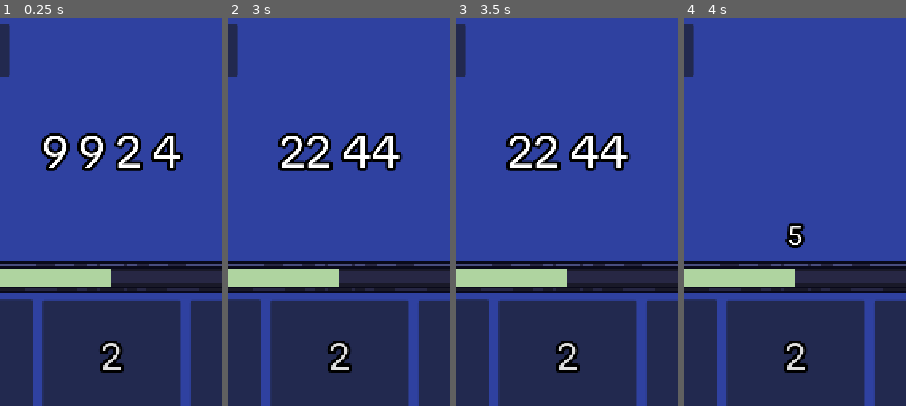
Above: before the commit, frames 1-4 (left to right).
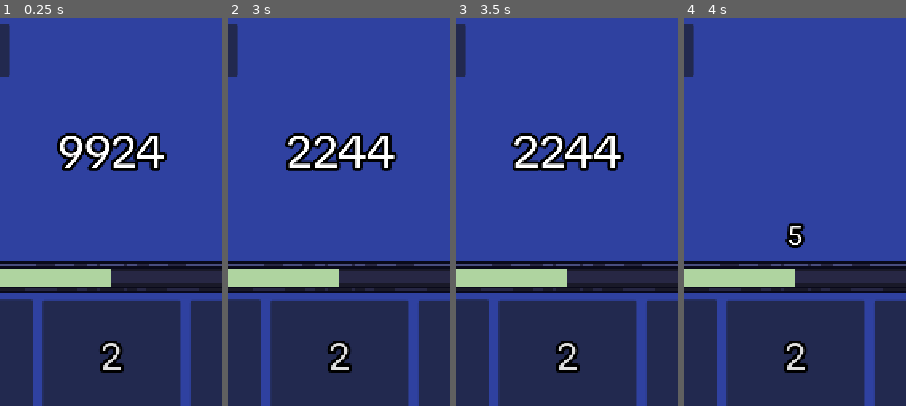
Above: after the commit, the same moments.

Repository: Nano95/project_RUNES
Game: Godot game, scene res://Scenes/FocusChamber.tscn
The game is run twice, just before and just after one commit, with the same random seed, the same clock (stepped at 60 frames per second) and the same inputs. This scene is started directly instead of the project's main scene.
Inputs:
- Up to frame 1 (0.25 s): no input
- Up to frame 2 (3 s): click "1" at 0.5 s; click "2" at 1.25 s; click "3" at 2 s; click "4" at 2.75 s
- Up to frame 3 (3.5 s): no input
- Up to frame 4 (4 s): click "5" at 3.5 s
The pictures show only the part of the screen within x 25-75%, y 0-50%; the shares and areas given below are measured in that part.

The runs differ from the first frame. In frame 1, 4.5% of the frame differs, in the area x 18-83%, y 29-40%; in frame 2, 3.5%; in frame 3, 3.5%; in frame 4, nothing differs.
Error after the commit: Invalid access to property or key 'spawn_main_menu' on a base object of type 'Nil'. (res://Scripts/FocusChamber.gd:26)

Commit message:
Difficulty and trial code generation completed

Diff:
--- a/Scenes/FocusChamber.tscn
+++ b/Scenes/FocusChamber.tscn
@@ -5,7 +5,7 @@
 [ext_resource type="Texture2D" uid="uid://cdgpbw5ju3g7e" path="res://Sprites/UI/ProgressBar_Outline_Theme.png" id="3_x40oh"]
 [ext_resource type="Texture2D" uid="uid://bn721tr8i7xny" path="res://Sprites/UI/ProgressBar_Progress_Theme.png" id="4_ll06d"]
 
-[node name="FocusChamber" type="Control" unique_id=529604282 node_paths=PackedStringArray("number_pad", "code_label", "player_input_label", "timer_progress_bar")]
+[node name="FocusChamber" type="Control" unique_id=529604282 node_paths=PackedStringArray("number_pad", "code_label", "player_input_label", "timer_progress_bar", "end_btn")]
 layout_mode = 3
 anchors_preset = 15
 anchor_right = 1.0
@@ -17,6 +17,7 @@
 code_label = NodePath("TopArea/UI/CodeText")
 player_input_label = NodePath("TopArea/UI/PlayerInput")
 timer_progress_bar = NodePath("TopArea/UI/TextureProgressBar")
+end_btn = NodePath("Others/BtnBack")
 
 [node name="TopArea" type="Control" parent="." unique_id=1051695209]
 layout_mode = 1
@@ -327,7 +328,7 @@
 offset_right = -20.0
 grow_horizontal = 2
 
-[node name="BtnBack2" type="Button" parent="Others" unique_id=999980831]
+[node name="BtnBack" type="Button" parent="Others" unique_id=999980831]
 layout_mode = 1
 anchors_preset = 6
 anchor_left = 1.0
--- /dev/null
+++ b/Scenes/FocusChamberSummary.tscn
@@ -0,0 +1,157 @@
+[gd_scene format=3 uid="uid://b8uu4nm6bh3wy"]
+
+[ext_resource type="Script" uid="uid://bgbnythgbvnq4" path="res://Scripts/FocusChamberSummary.gd" id="1_42cd5"]
+[ext_resource type="Theme" uid="uid://bahsos2kud6is" path="res://Resources/Themes/Panel_theme_res.tres" id="2_ku0n2"]
+[ext_resource type="Theme" uid="uid://6l1e7tacwmvs" path="res://Resources/Themes/SubpanelT2_theme_res.tres" id="3_7o6th"]
+[ext_resource type="PackedScene" uid="uid://l7ogby45st2d" path="res://Scenes/MyLabel.tscn" id="4_8gtin"]
+[ext_resource type="Shader" uid="uid://ckjvhxujvm14n" path="res://Shaders/ArcadeFlash.gdshader" id="5_pfful"]
+[ext_resource type="FontFile" uid="uid://dkwdv1gjlxyfy" path="res://TikTokSans_24pt-Regular.ttf" id="6_m2ueq"]
+
+[sub_resource type="ShaderMaterial" id="ShaderMaterial_42cd5"]
+resource_local_to_scene = true
+shader = ExtResource("5_pfful")
+shader_parameter/time = 4.750000002218258e-07
+shader_parameter/activate = false
+
+[sub_resource type="ShaderMaterial" id="ShaderMaterial_ku0n2"]
+resource_local_to_scene = true
+shader = ExtResource("5_pfful")
+shader_parameter/time = 4.750000002218258e-07
+shader_parameter/activate = false
+
+[sub_resource type="ShaderMaterial" id="ShaderMaterial_7o6th"]
+resource_local_to_scene = true
+shader = ExtResource("5_pfful")
+shader_parameter/time = 4.750000002218258e-07
+shader_parameter/activate = false
+
+[node name="FocusChamberModal" type="Control" unique_id=674759347 node_paths=PackedStringArray("quote_label", "score_label", "highscore_label", "back_button")]
+layout_mode = 3
+anchors_preset = 8
+anchor_left = 0.5
+anchor_top = 0.5
+anchor_right = 0.5
+anchor_bottom = 0.5
+offset_top = -520.0
+offset_bottom = -520.0
+grow_horizontal = 2
+grow_vertical = 2
+script = ExtResource("1_42cd5")
+quote_label = NodePath("Panel/Main/quote")
+score_label = NodePath("Panel/Main/score")
+highscore_label = NodePath("Panel/Main/HighscoreTxt")
+back_button = NodePath("Panel/Main/FinishButton")
+
+[node name="Panel" type="Panel" parent="." unique_id=199448428]
+layout_mode = 1
+anchors_preset = 8
+anchor_left = 0.5
+anchor_top = 0.5
+anchor_right = 0.5
+anchor_bottom = 0.5
+offset_left = -339.5
+offset_top = 178.0
+offset_right = 339.5
+offset_bottom = 891.0
+grow_horizontal = 2
+grow_vertical = 2
+pivot_offset_ratio = Vector2(0.5, 0.5)
+theme = ExtResource("2_ku0n2")
+
+[node name="Title" type="Panel" parent="Panel" unique_id=894986056]
+layout_mode = 1
+anchors_preset = 10
+anchor_right = 1.0
+offset_left = 16.0
+offset_top = 16.0
+offset_right = -16.0
+offset_bottom = 90.0
+grow_horizontal = 2
+theme = ExtResource("3_7o6th")
+
+[node name="Title" parent="Panel/Title" unique_id=1696817232 instance=ExtResource("4_8gtin")]
+material = SubResource("ShaderMaterial_42cd5")
+layout_mode = 0
+offset_left = 1.0
+offset_top = -3.0
+offset_right = 1254.7037
+offset_bottom = 134.0
+scale = Vector2(0.54, 0.54)
+text = "Summary"
+horizontal_alignment = 1
+vertical_alignment = 1
+
+[node name="Main" type="Control" parent="Panel" unique_id=173471995]
+anchors_preset = 0
+offset_right = 40.0
+offset_bottom = 40.0
+
+[node name="quote" parent="Panel/Main" unique_id=526622464 instance=ExtResource("4_8gtin")]
+material = SubResource("ShaderMaterial_ku0n2")
+layout_mode = 0
+offset_left = 16.0
+offset_top = 103.0
+offset_right = 2176.0
+offset_bottom = 453.0
+text = "Meditation is food for the brain."
+horizontal_alignment = 1
+
+[node name="score" parent="Panel/Main" unique_id=1879149634 instance=ExtResource("4_8gtin")]
+material = SubResource("ShaderMaterial_7o6th")
+layout_mode = 0
+offset_left = 16.0
+offset_top = 193.0
+offset_right = 2176.0
+offset_bottom = 543.0
+text = "Score: 10 | Best: 13"
+horizontal_alignment = 1
+
+[node name="HighscoreTxt" type="RichTextLabel" parent="Panel/Main" unique_id=830751739]
+visible = false
+layout_mode = 0
+offset_left = 88.0
+offset_top = 195.0
+offset_right = 1778.0
+offset_bottom = 401.66675
+scale = Vector2(0.3, 0.3)
+theme_override_constants/outline_size = 35
+theme_override_fonts/normal_font = ExtResource("6_m2ueq")
+theme_override_font_sizes/normal_font_size = 100
+bbcode_enabled = true
+text = "[center][wave amp=50 freq=6][color=#ff0000]B[/color][color=#ff7f00]E[/color][color=#ffff00]S[/color][color=#00ff00]T[/color][color=#0000ff] [/color][color=#4b0082]S[/color][color=#9400d3]C[/color][color=#ff00ff]O[/color][color=#ff1493]R[/color][color=#ff4500]E[/color]
+[/wave][/center]"
+
+[node name="Panel" type="Panel" parent="Panel/Main" unique_id=1493460548]
+layout_mode = 1
+offset_left = 86.0
+offset_top = 285.0
+offset_right = 593.0
+offset_bottom = 573.0
+pivot_offset_ratio = Vector2(0.5, 0.5)
+theme = ExtResource("3_7o6th")
+
+[node name="LootContainer" type="VBoxContainer" parent="Panel/Main/Panel" unique_id=205831053]
+layout_mode = 0
+offset_left = 7.9999967
+offset_top = 8.999999
+offset_right = 551.3334
+offset_bottom = 305.66663
+scale = Vector2(0.9, 0.9)
+theme_override_constants/separation = 0
+
+[node name="FinishButton" type="Button" parent="Panel/Main" unique_id=1392681089]
+layout_mode = 1
+anchors_preset = 5
+anchor_left = 0.5
+anchor_right = 0.5
+offset_left = 60.5
+offset_top = 532.00006
+offset_right = 590.4999
+offset_bottom = 741.99994
+grow_horizontal = 2
+scale = Vector2(0.4, 0.4)
+pivot_offset_ratio = Vector2(0.5, 0.5)
+theme_override_constants/outline_size = 30
+theme_override_fonts/font = ExtResource("6_m2ueq")
+theme_override_font_sizes/font_size = 100
+text = "<"
--- a/Scripts/FocusChamber.gd
+++ b/Scripts/FocusChamber.gd
@@ -5,19 +5,32 @@
 @export var code_label:Label # The
 @export var player_input_label:Label
 @export var timer_progress_bar:TextureProgressBar # time left to play
+@export var end_btn:Button
 
 var player_input:String = "" # What the player types
 var code_number:String = "" # Code that the player needs to type
+var code_label_tween: Tween
+var shake_tween: Tween
+
 var score:int = 0 # keeps track of how many times the player got it right.
 var main:MainNode
+
+# When is_practice is false then we do things a bit differently
+var is_practice:bool=false
+var practice_difficulty:String = "" # E(asy),M(ed),H(ard)
 
 func _ready() -> void:
 	# Begin some timer once we are ready for the countdown
 	connect_number_pad()
-	start_round(4, 1)
+	start_round()
+	end_btn.pressed.connect(main.spawn_main_menu)
 
-func setup(m:MainNode) -> void:
+func setup(m:MainNode, ispractice:bool=false, practice_mode:String="") -> void:
 	main = m
+	is_practice = ispractice
+	if (!is_practice):
+		return
+	practice_difficulty = practice_mode
 
 func connect_number_pad() -> void:
 	# Loop through all Button children of this Control node
@@ -53,7 +66,10 @@
 
 func check_enemy_output_visibility() -> void:
 	# Only show the code label when the player has not began typing.
-	code_label.visible = player_input.length() <= 0
+	if (player_input.length() <= 0):
+		animate_code_label(1.0, .05)
+	else:
+		animate_code_label(0.0, .15)
 
 func generate_focus_code(length: int) -> String:
 	var code := ""
@@ -68,22 +84,86 @@
 		formatted += chunk + " "
 	return formatted.strip_edges()
 
-func start_round(length: int, chunk_size: int) -> void:
+func start_round() -> void:
 	player_input = ""
 	player_input_label.text = ""
+	var _length: int
+	var chunk: int
+	if (is_practice):
+		match practice_difficulty:
+			"E":
+				_length = 4
+				chunk = 4
+			"M":
+				_length = 6
+				chunk = 3
+			"H":
+				_length = 8
+				chunk = 4
+	else:
+		var diff := get_trial_difficulty(score)
+		_length = diff["length"]
+		chunk = diff["chunk"]
 
-	code_number = generate_focus_code(length)
-	code_label.text = format_code(code_number, chunk_size)
-	code_label.visible = true
+	print("- _length", _length, " - ", chunk)
+	code_number = generate_focus_code(_length)
+	code_label.text = format_code(code_number, chunk)
+	animate_code_label(1.0, .1)
+	print("- code_label.text: ", code_label.text)
 
 func on_correct_code() -> void:
 	score += 1
 	# Play a success animation, sound, etc.
 	# Start next round (you can adjust length/chunk_size based on difficulty)
-	start_round(code_number.length(), 2)  # example
+	start_round()  # example
 
 func on_wrong_code() -> void:
 	# Play a failure animation
 	# End trial or reduce streak
-	score = 0
-	start_round(code_number.length(), 2)
+	shake_code_label(20)
+	start_round()
+
+func get_trial_difficulty(_score: int) -> Dictionary:
+	if (_score < 5):
+		return {"length": 4, "chunk": 4}
+	elif (_score < 10):
+		return {"length": 6, "chunk": 3}
+	elif (_score < 15):
+		return {"length": 8, "chunk": 4}
+	else:
+		return {"length": 9, "chunk": 3}
+
+
+func animate_code_label(target_alpha: float, duration: float = 0.25) -> void:
+	# Kill any previous tween
+	if code_label_tween:
+		code_label_tween.kill()
+
+	# Create a new tween
+	code_label_tween = create_tween()
+	code_label_tween.tween_property(code_label, "modulate:a", target_alpha, duration) \
+		.set_trans(Tween.TRANS_SINE) \
+		.set_ease(Tween.EASE_OUT)
+
+func shake_code_label(intensity: float = 8.0, duration: float = 0.08) -> void:
+	# Kill any previous shake tween
+	if shake_tween:
+		shake_tween.kill()
+
+	var original_pos := code_label.position
+
+	shake_tween = create_tween()
+
+	# Move left
+	shake_tween.tween_property(code_label, "position:x", original_pos.x - intensity, duration) \
+	.set_trans(Tween.TRANS_SINE).set_ease(Tween.EASE_OUT)
+
+	# Move right
+	shake_tween.tween_property(code_label, "position:x", original_pos.x + intensity, duration) \
+	.set_trans(Tween.TRANS_SINE).set_ease(Tween.EASE_OUT)
+	shake_tween.tween_property(code_label, "position:x", original_pos.x - intensity, duration) \
+	.set_trans(Tween.TRANS_SINE).set_ease(Tween.EASE_OUT)
+
+	# Move back to center
+	shake_tween.tween_property(code_label, "position:x", original_pos.x, duration) \
+	.set_trans(Tween.TRANS_ELASTIC).set_ease(Tween.EASE_OUT)
--- a/Scripts/FocusChamberModal.gd
+++ b/Scripts/FocusChamberModal.gd
@@ -27,10 +27,10 @@
 	trialBtn.pressed.connect(display_trial_view)
 	backBtn1.pressed.connect(display_main_view)
 	backBtn2.pressed.connect(display_main_view)
-	easyBtn.pressed.connect(spawn_focus_chamber)
-	medBtn.pressed.connect(spawn_focus_chamber)
-	hardBtn.pressed.connect(spawn_focus_chamber)
-	goToTrialBtn.pressed.connect(spawn_focus_chamber)
+	easyBtn.pressed.connect(spawn_focus_chamber.bind(true, "E"))
+	medBtn.pressed.connect(spawn_focus_chamber.bind(true, "M"))
+	hardBtn.pressed.connect(spawn_focus_chamber.bind(true, "H"))
+	goToTrialBtn.pressed.connect(spawn_focus_chamber.bind(false))
 
 func display_practice_view(isVisible:bool=true) -> void:
 	PracticeView.visible = isVisible
@@ -47,5 +47,5 @@
 	PracticeView.visible = !isVisible
 	trialView.visible = !isVisible
 
-func spawn_focus_chamber() -> void:
-	main.spawn_focus_chamber()
+func spawn_focus_chamber(is_practice:bool=false, mode:String="") -> void:
+	main.spawn_focus_chamber(is_practice, mode)
--- /dev/null
+++ b/Scripts/FocusChamberSummary.gd
@@ -0,0 +1,34 @@
+extends Control
+class_name FocusChamberSummary
+
+@export var quote_label:Label
+@export var score_label:Label
+@export var highscore_label:RichTextLabel
+@export var back_button:Button
+var score:int
+var main:MainNode
+
+func _ready() -> void:
+	setup_labels()
+	setup_loot()
+	back_button.pressed.connect(main.delete_all_top_ui_children)
+	back_button.pressed.connect(main.spawn_main_menu)
+
+func setup(m:MainNode, scor:int=0) -> void:
+	main = m
+	score = scor
+
+func setup_labels() -> void:
+	var best_score:int = main.game_data.focus_chamber_highscore
+
+	if (score > best_score):
+		score_label.visible = false
+		highscore_label.visible = true
+		Utils.set_rainbow_text(highscore_label, "NEW BEST: " + str(best_score))
+	else:
+		score_label.text = "Score: " + str(score) + " | Best: " +\
+		str(main.game_data.focus_chamber_highscore)
+
+
+func setup_loot() -> void:
+	pass
--- a/Scripts/Main.gd
+++ b/Scripts/Main.gd
@@ -76,12 +76,12 @@
 	var colors = MonsterDatabase.monster_colors[battle_data["family"]]
 	set_background_colors(colors["col1"], colors["col2"])
 
-func spawn_focus_chamber() -> void:
+func spawn_focus_chamber(is_practice:bool, mode:String) -> void:
 	delete_all_top_ui_children()
 	if (is_instance_valid(active_menu_ref)):
 		active_menu_ref.queue_free()
 	active_menu_ref = focus_chamber.instantiate() as FocusChamber
-	active_menu_ref.setup(self)
+	active_menu_ref.setup(self, is_practice, mode)
 	spawn_to_top_ui_layer(active_menu_ref)
 
 func spawn_to_top_ui_layer(node) -> void:
--- a/Scripts/Resources/SaveData.gd
+++ b/Scripts/Resources/SaveData.gd
@@ -89,6 +89,14 @@
 @export var blessing_coins:int = 0
 @export var prestige_level:int = 0
 @export var prestige_unlocked:bool = false
+
+@export_category("Focus Chamber")
+@export var focus_chamber_trial_highscore:int=0
+@export var focus_chamber_practice_easy_highscore:int=0
+@export var focus_chamber_practice_med_highscore:int=0
+@export var focus_chamber_practice_hard_highscore:int=0
+@export var focus_chamber_time_available:int=0
+
 @export_category("Stats")
 @export var highest_level_reached:int = 0
 @export var total_blessing_coins_earned:int = 0
--- a/Scripts/Utils.gd
+++ b/Scripts/Utils.gd
@@ -339,3 +339,22 @@
 	tween.tween_property(node, "position", original_position + Vector2(-shake_amount / 2.0, 0), shake_time).set_trans(Tween.TRANS_SINE)
 	tween.tween_property(node, "position", original_position + Vector2(shake_amount / 2.0, 0), shake_time).set_trans(Tween.TRANS_SINE)
 	tween.tween_property(node, "position", original_position, shake_time).set_trans(Tween.TRANS_SINE)
+
+func set_rainbow_text(label: RichTextLabel, text: String) -> void:
+	label.clear()
+	var colors := [
+		Color.RED,
+		Color.ORANGE,
+		Color.YELLOW,
+		Color.GREEN,
+		Color.BLUE,
+		Color(0.29, 0, 0.51), # indigo
+		Color.VIOLET
+	]
+
+	var index := 0
+	for _char in text:
+		label.push_color(colors[index % colors.size()])
+		label.append_text(_char)
+		label.pop()
+		index += 1
Not shown, added: Scripts/FocusChamberSummary.gd.uid
